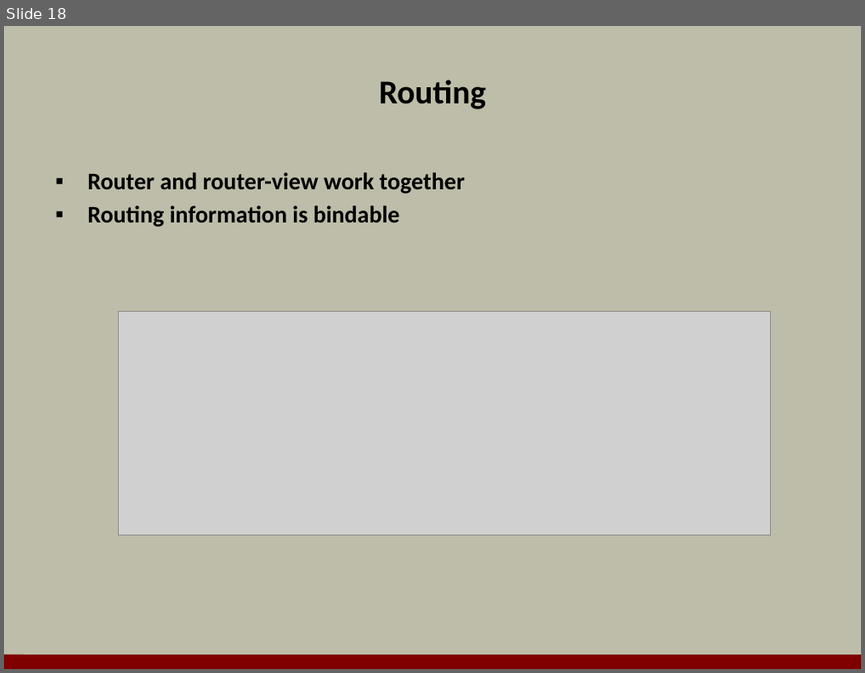
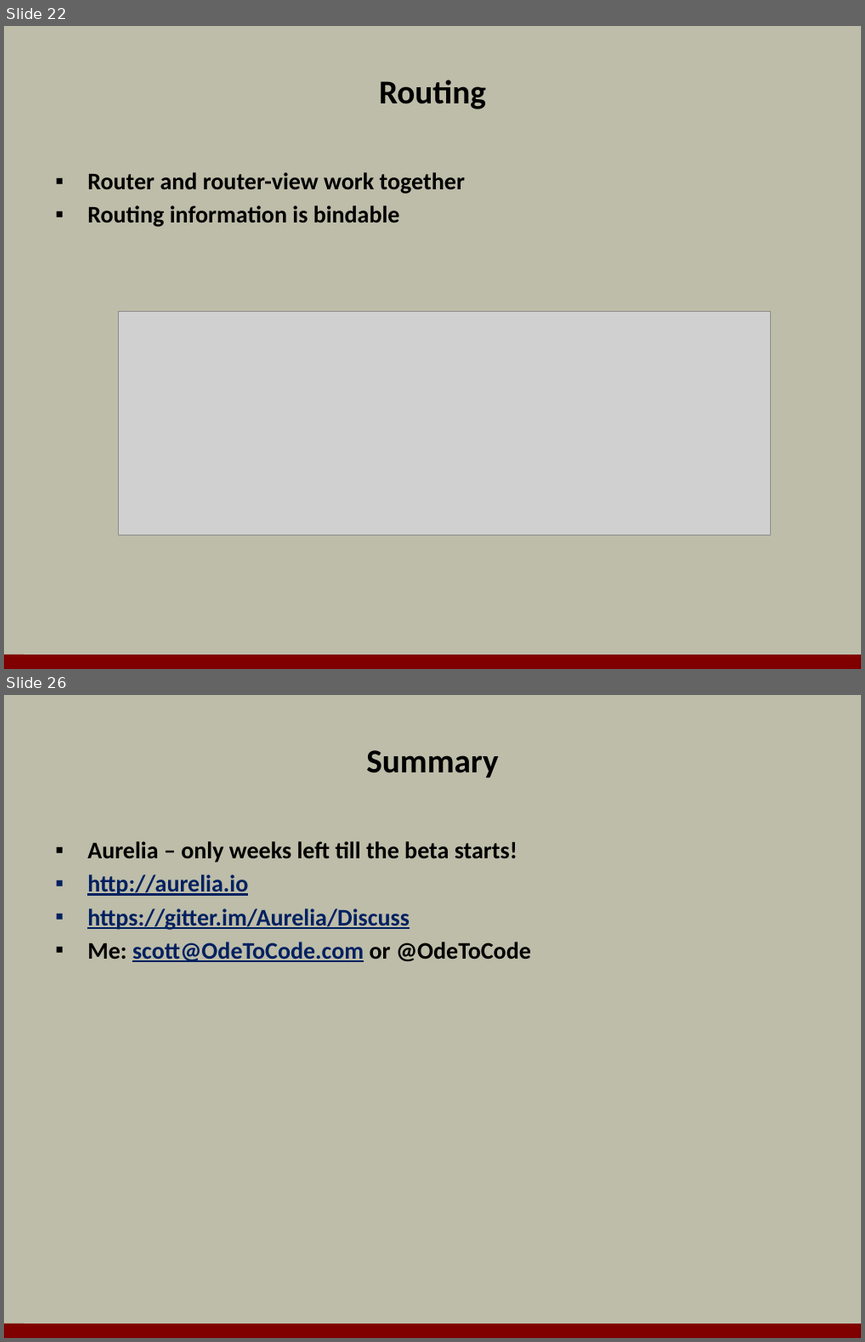
Before and after one commit to OdeToCode/classes, a slide deck: angularjs/slides/a1_aurelia.pptx. Shown one above the other, each under a label of ours: slide 18 before the commit, slides 22 and 26 after it; the slides between them are not shown. The pictures are 865x673 and 865x1342 pixels, drawn with LibreOffice and Linux fonts; fonts in the diff are those of the drawing; grey boxes stand for pictures; background and template pictures are left out. Boxes give left, top, right and bottom in pixels: in the first picture for what was removed or moved away, otherwise in the second. Text is boxed around its words. In the diff, an @@ line names an element or a change of style, - is before the commit and + after.

Commit message:
aurelia intro

```diff
--- a/angularjs/slides/a1_aurelia.pptx
+++ b/angularjs/slides/a1_aurelia.pptx
@@ slide 26 added at (4, 695, 861, 1338), background #BDBDA9; not listed: 1 template element that a slide beside it also shows @@
@@ title added at (366, 750, 498, 777), 28 pt, text #000000, bold @@
+Summary
@@ text added at (87, 841, 531, 962), 20 pt, text #002060, bold, underline @@
+▪ Aurelia – only weeks left till the beta starts!
+▪ http://aurelia.io
+▪ https://gitter.im/Aurelia/Discuss
+▪ Me: scott@OdeToCode.com or @OdeToCode
@@ what was slide 18 is now slide 22 @@
```
Also in this commit, not shown: 7 other slides added, 1 slide removed, 1 other file.
